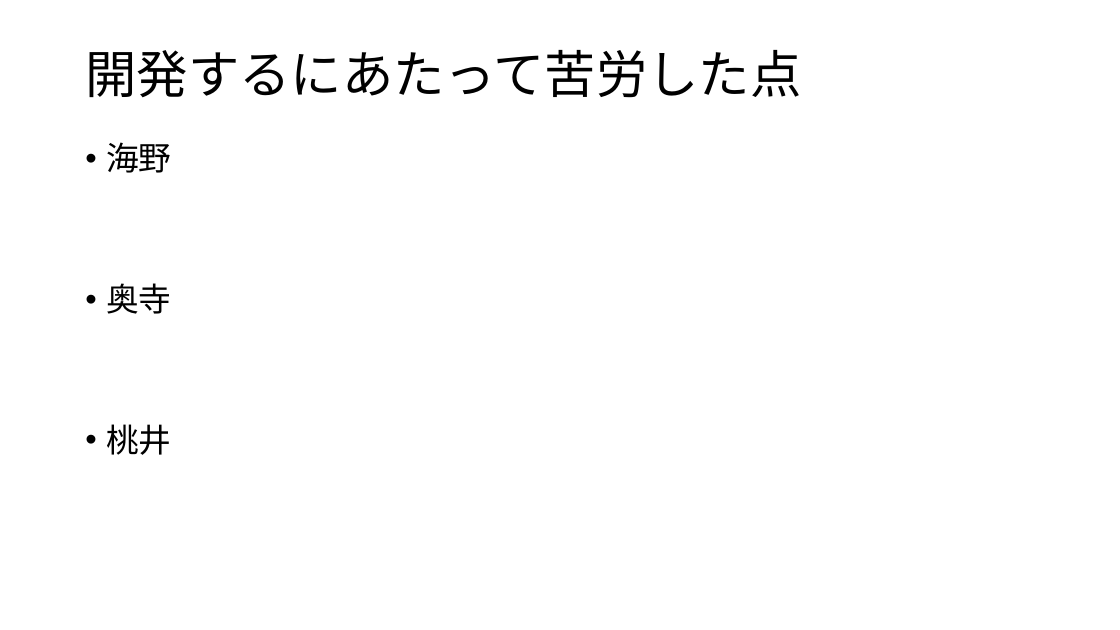
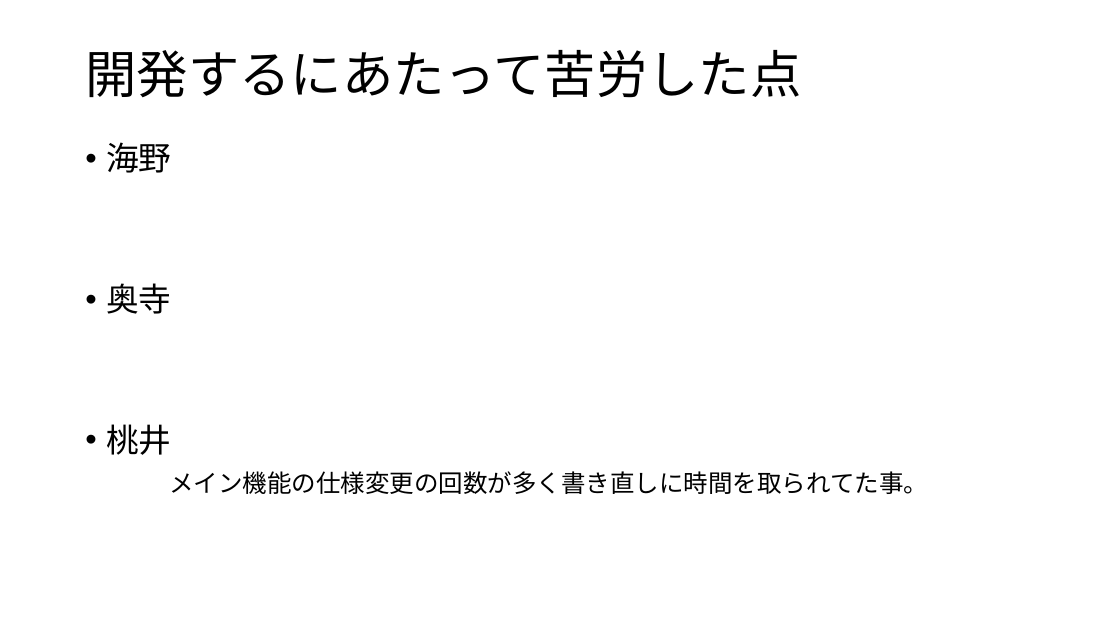
Before and after one commit to ColorSchemeSystem/CSS, a slide deck: slide 7 of CSS_プレゼン資料.pptx (slide 6 before the commit). Drawn at 1120x630 pixels with LibreOffice and Linux fonts; fonts in the diff are those of the drawing. Boxes give left, top, right and bottom in pixels: in the first picture for what was removed or moved away, otherwise in the second. Text is boxed around its words. In the diff, an @@ line names an element or a change of style, - is before the commit and + after.

```diff
--- a/CSS_プレゼン資料.pptx
+++ b/CSS_プレゼン資料.pptx
@@ text at (169, 471, 928, 494): paragraph added @@
+メイン機能の仕様変更の回数が多く書き直しに時間を取られてた事。
```
Also in this commit, not shown: 3 slides added.
